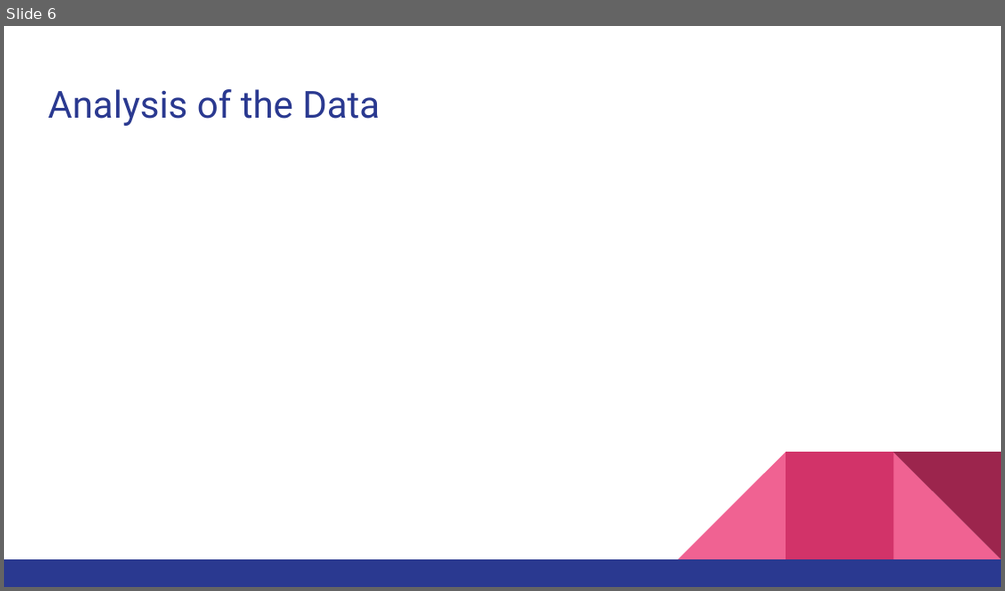
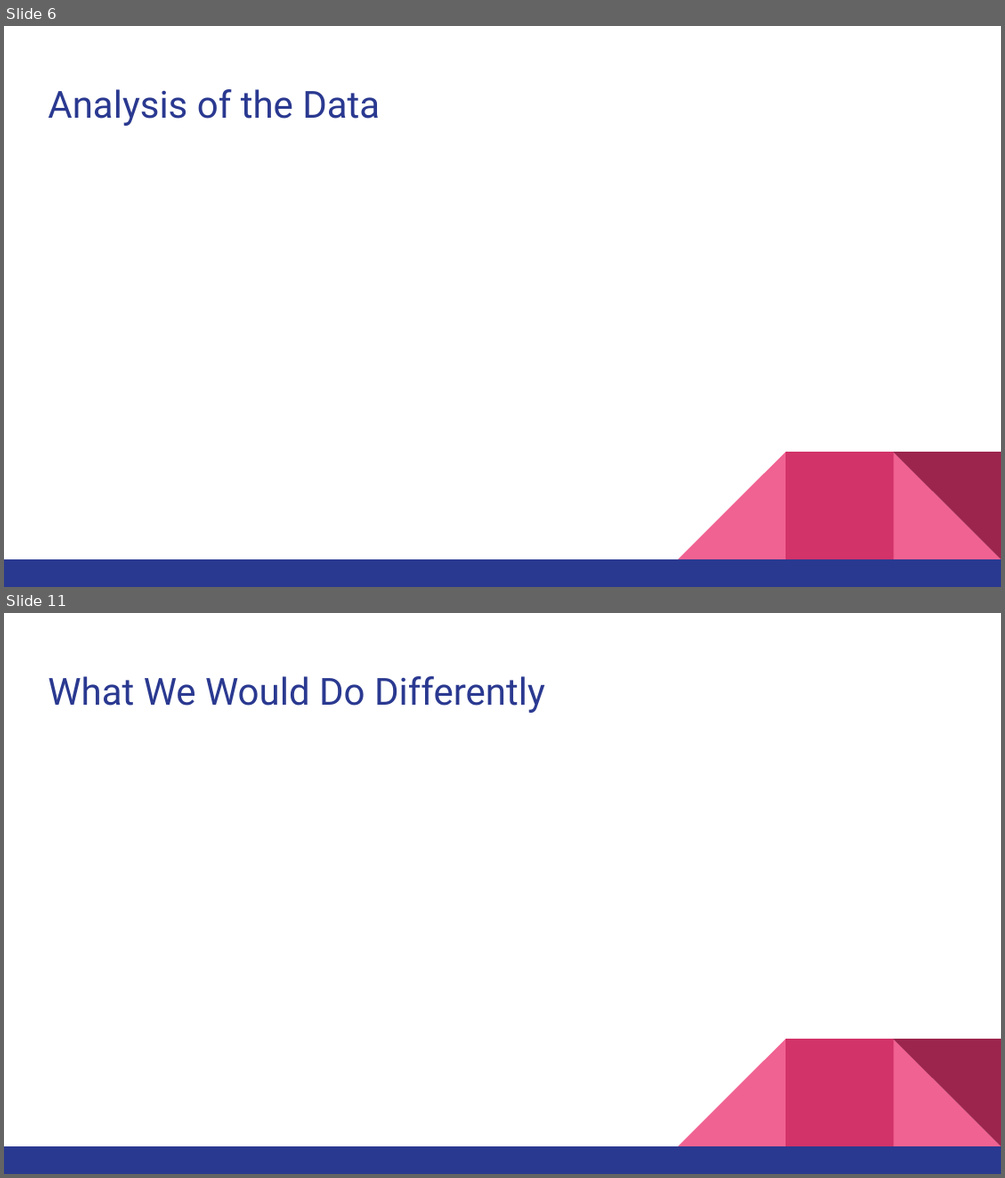
Before and after one commit to TurnerE8/Flight-Price-Predictor, a slide deck: SlideShow/Data Analytics Final Presentation.pptx. Shown one above the other, each under a label of ours: slide 6 before the commit, slides 6 and 11 after it; the slides between them are not shown. The pictures are 1005x591 and 1005x1178 pixels, drawn with LibreOffice and Linux fonts; fonts in the diff are those of the drawing. Boxes give left, top, right and bottom in pixels: in the first picture for what was removed or moved away, otherwise in the second. Text is boxed around its words. In the diff, an @@ line names an element or a change of style, - is before the commit and + after.

```diff
--- a/SlideShow/Data Analytics Final Presentation.pptx
+++ b/SlideShow/Data Analytics Final Presentation.pptx
@@ slide 11 added at (4,613,1001,1174), background #FFFFFF; not listed: 5 template elements that a slide beside it also shows @@
@@ title added at (48,676,545,713), 27 pt, text #2A3990 @@
+What We Would Do Differently
```
Also in this commit, not shown: 5 other slides added.
